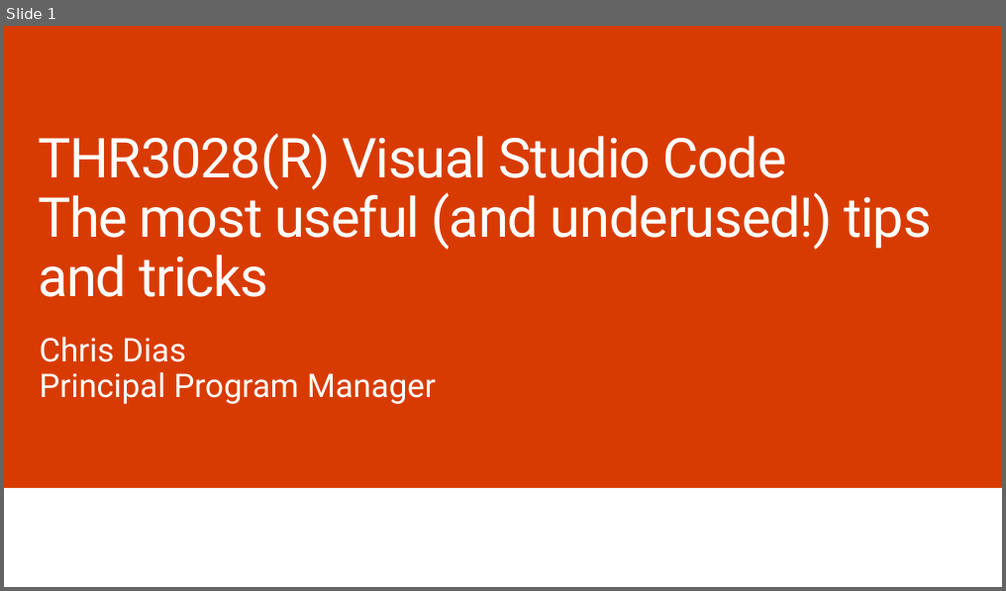
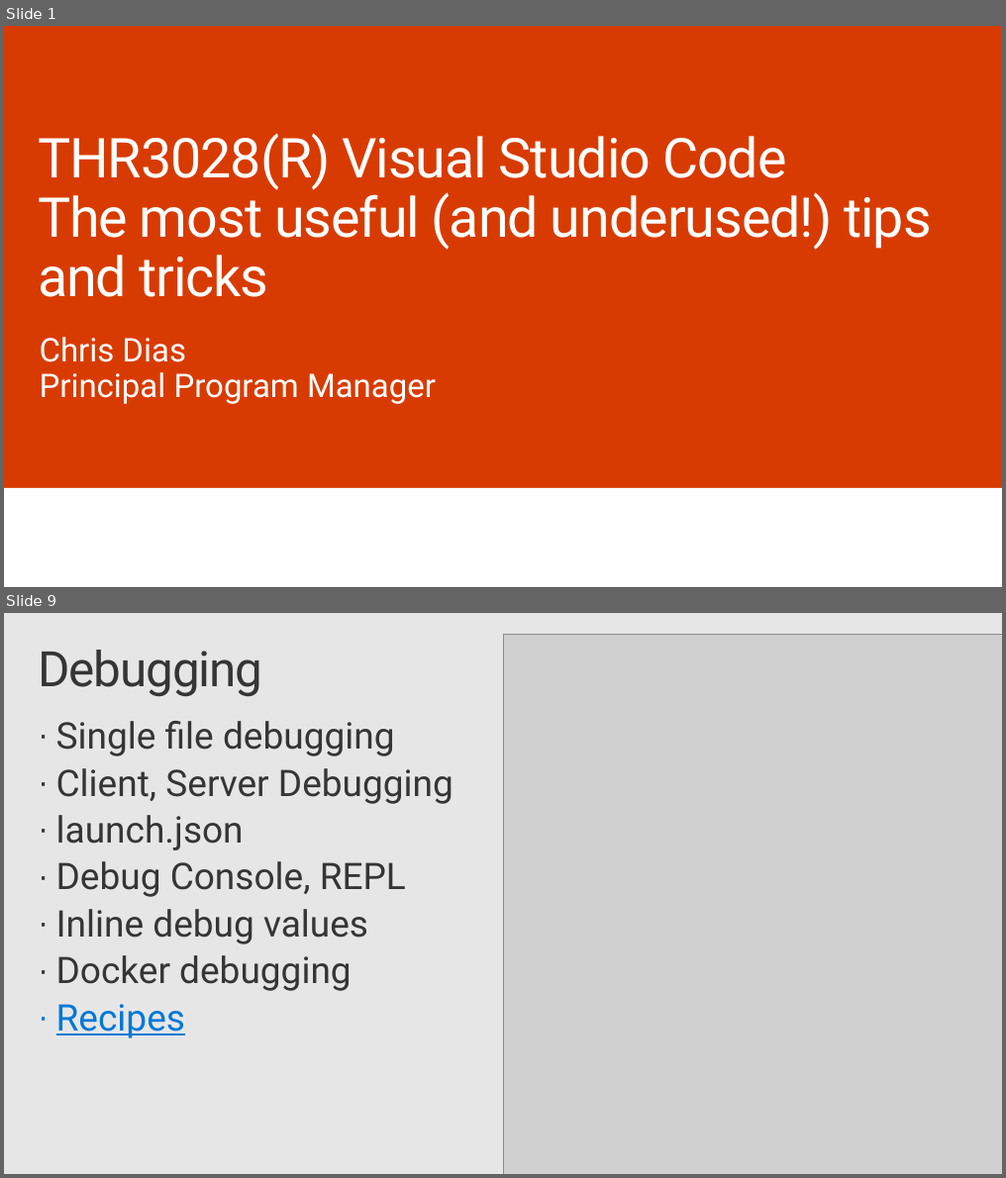
Before and after one commit to chrisdias/ignite2017, a slide deck: thr3028(r).chrisdias.vscodetipstricks.pptx. Shown one above the other, each under a label of ours: slide 1 before the commit, slides 1 and 9 after it; the slides between them are not shown. The pictures are 1006x591 and 1006x1178 pixels, drawn with LibreOffice and Linux fonts; fonts in the diff are those of the drawing; grey boxes stand for pictures; background and template pictures are left out. Boxes give left, top, right and bottom in pixels: in the first picture for what was removed or moved away, otherwise in the second. Text is boxed around its words. In the diff, an @@ line names an element or a change of style, - is before the commit and + after.

```diff
--- a/thr3028(r).chrisdias.vscodetipstricks.pptx
+++ b/thr3028(r).chrisdias.vscodetipstricks.pptx
@@ slide 9 added at (x1=4, y1=613, x2=1002, y2=1174), background #E6E6E6 @@
@@ picture added at (x1=503, y1=634, x2=1002, y2=1174) @@
@@ title added at (x1=38, y1=650, x2=263, y2=697), 48 pt, text #353535 @@
+Debugging
@@ text added at (x1=56, y1=721, x2=453, y2=1039), 36 pt, text #353535 @@
+· Single file debugging
+· Client, Server Debugging
+· launch.json
+· Debug Console, REPL
+· Inline debug values
+· Docker debugging
+· Recipes
```
Also in this commit, not shown: 2 slides changed, 11 other slides added, 2 slides removed, 4 other files.
